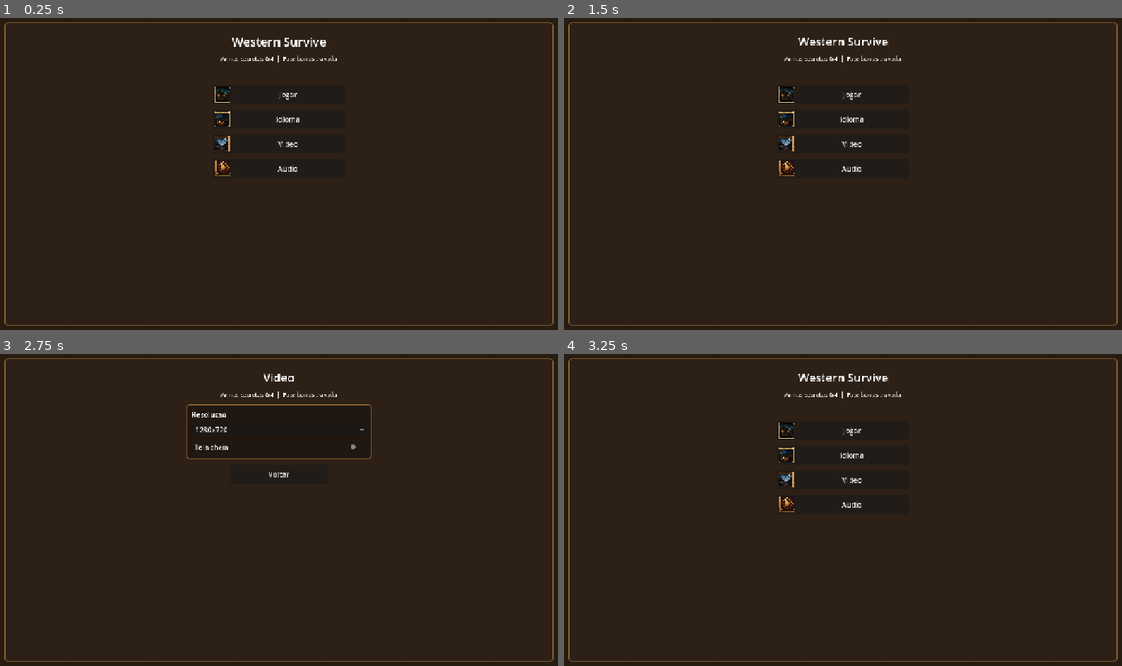
Above: before the commit, frames 1-4 (two rows, left to right).
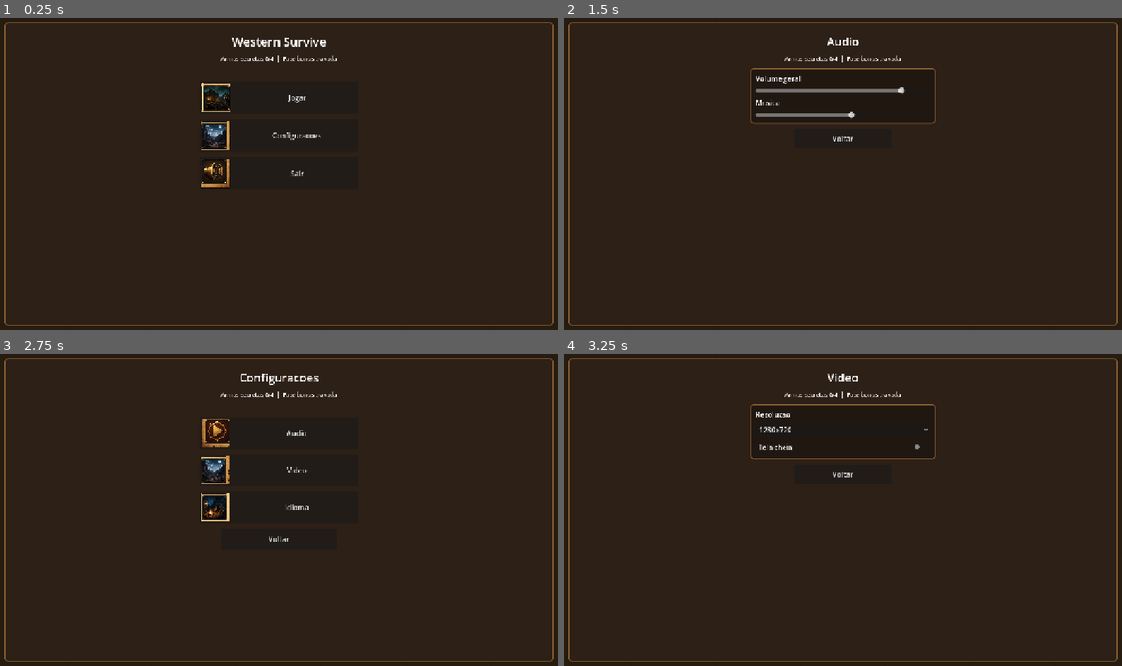
Above: after the commit, the same moments.

Repository: Xaxadox/WesternSurvive
Game: Godot game, scene res://scenes/splash_screen.tscn
The game is run twice, just before and just after one commit, with the same random seed, the same clock (stepped at 60 frames per second) and the same inputs.
Inputs (mouse positions are in pixels of both pictures, inside the frame that each line leads up to):
- Up to frame 1 (0.25 s): no input
- Up to frame 2 (1.5 s): click (843, 117) at 0.5 s, where only the run before the commit has a clickable "Idioma"; click "Voltar" (after the commit: "Audio") at 1.25 s
- Up to frame 3 (2.75 s): click (279, 475) at 2 s, where only the run after the commit has a clickable "Voltar"
- Up to frame 4 (3.25 s): click "Voltar" (after the commit: "Video") at 2.75 s

The runs differ from the first frame. In frame 1, 1.3% of the frame differs, in the area x 36-58%, y 20-55%; in frame 2, 1.7%, in the area x 33-67%, y 6-51%; in frame 3, 1.7%; in frame 4, 1.1%.

Commit message:
Update start menu controls

Diff:
--- a/project/scripts/HUD.gd
+++ b/project/scripts/HUD.gd
@@ -3,6 +3,7 @@
 signal settings_changed(settings)
 signal resume_requested
 signal return_to_menu_requested
+signal quit_requested
 
 const UpgradeIconScript = preload("res://scripts/UpgradeIcon.gd")
 const MENU_ATLAS_PATH = "res://assets/menu/western_menu_atlas.png"
@@ -168,7 +169,7 @@
 	var weapons_margin = MarginContainer.new()
 	weapons_margin.set_anchors_preset(Control.PRESET_BOTTOM_WIDE)
 	weapons_margin.offset_left = 22
-	weapons_margin.offset_top = -78
+	weapons_margin.offset_top = -106
 	weapons_margin.offset_right = -22
 	weapons_margin.offset_bottom = -18
 	root.add_child(weapons_margin)
@@ -180,6 +181,8 @@
 	weapon_label = Label.new()
 	weapon_label.add_theme_font_size_override("font_size", 15)
 	weapon_label.text = "%s: -" % _tr("build")
+	weapon_label.autowrap_mode = TextServer.AUTOWRAP_WORD_SMART
+	weapon_label.custom_minimum_size = Vector2(0, 44)
 	weapons_panel.add_child(weapon_label)
 
 	notice_label = Label.new()
@@ -220,25 +223,37 @@
 			_build_character_menu()
 		"stages":
 			_build_stage_menu()
+		"settings":
+			_build_settings_menu()
 		"language":
-			_build_language_menu(start_content, true)
+			_build_language_menu(start_content, true, "settings")
 		"video":
-			_build_video_menu(start_content, true)
+			_build_video_menu(start_content, true, "settings")
 		"audio":
-			_build_audio_menu(start_content, true)
+			_build_audio_menu(start_content, true, "settings")
 		_:
 			_build_start_home()
 
 func _build_start_home():
 	start_title_label.text = "Western Survive"
 	var spacer = Control.new()
-	spacer.custom_minimum_size = Vector2(0, 26)
+	spacer.custom_minimum_size = Vector2(0, 18)
 	start_content.add_child(spacer)
 
-	_add_menu_button(start_content, _tr("play"), Callable(self, "_show_start_mode").bind("characters"), 300, 9)
-	_add_menu_button(start_content, _tr("language"), Callable(self, "_show_start_mode").bind("language"), 300, 10)
-	_add_menu_button(start_content, _tr("video"), Callable(self, "_show_start_mode").bind("video"), 300, 11)
-	_add_menu_button(start_content, _tr("audio"), Callable(self, "_show_start_mode").bind("audio"), 300, 12)
+	_add_menu_button(start_content, _tr("play"), Callable(self, "_show_start_mode").bind("characters"), 360, 9, 74, 56)
+	_add_menu_button(start_content, _tr("settings"), Callable(self, "_show_start_mode").bind("settings"), 360, 11, 74, 56)
+	_add_menu_button(start_content, _tr("quit"), Callable(self, "_on_quit_pressed"), 360, 15, 74, 56)
+
+func _build_settings_menu():
+	start_title_label.text = _tr("settings")
+	var spacer = Control.new()
+	spacer.custom_minimum_size = Vector2(0, 18)
+	start_content.add_child(spacer)
+
+	_add_menu_button(start_content, _tr("audio"), Callable(self, "_show_start_mode").bind("audio"), 360, 12, 72, 54)
+	_add_menu_button(start_content, _tr("video"), Callable(self, "_show_start_mode").bind("video"), 360, 11, 72, 54)
+	_add_menu_button(start_content, _tr("language"), Callable(self, "_show_start_mode").bind("language"), 360, 10, 72, 54)
+	_add_menu_button(start_content, _tr("back"), Callable(self, "_show_start_mode").bind("home"), 260, -1, 48, 0)
 
 func _build_character_menu():
 	start_title_label.text = _tr("choose_character")
@@ -247,7 +262,7 @@
 
 	selected_character_index = clampi(selected_character_index, 0, maxi(start_characters.size() - 1, 0))
 	for i in range(start_characters.size()):
-		var button = _add_list_button(character_list, Callable(self, "_select_character").bind(i), i)
+		var button = _add_list_button(character_list, Callable(self, "_select_character").bind(i), i, 82, 58)
 		button.set_meta("entry_index", i)
 
 	selection_info_label = _add_selection_info(start_content)
@@ -264,7 +279,7 @@
 
 	selected_stage_index = clampi(selected_stage_index, 0, maxi(start_stages.size() - 1, 0))
 	for i in range(start_stages.size()):
-		var button = _add_list_button(stage_list, Callable(self, "_select_stage").bind(i), 4 + i)
+		var button = _add_list_button(stage_list, Callable(self, "_select_stage").bind(i), 4 + i, 92, 72)
 		button.set_meta("entry_index", i)
 
 	selection_info_label = _add_selection_info(start_content)
@@ -273,23 +288,23 @@
 	start_button = _add_menu_button(row, _tr("start"), Callable(self, "_on_start_pressed"), 220)
 	_update_start_buttons()
 
-func _build_language_menu(parent, show_back):
+func _build_language_menu(parent, show_back, back_mode = "home"):
 	start_title_label.text = _tr("language") if parent == start_content else _tr("paused")
 	_add_language_controls(parent)
 	if show_back:
-		_add_menu_button(parent, _tr("back"), Callable(self, "_show_start_mode").bind("home"), 220)
-
-func _build_video_menu(parent, show_back):
+		_add_menu_button(parent, _tr("back"), Callable(self, "_show_start_mode").bind(back_mode), 220)
+
+func _build_video_menu(parent, show_back, back_mode = "home"):
 	start_title_label.text = _tr("video") if parent == start_content else _tr("paused")
 	_add_video_controls(parent)
 	if show_back:
-		_add_menu_button(parent, _tr("back"), Callable(self, "_show_start_mode").bind("home"), 220)
-
-func _build_audio_menu(parent, show_back):
+		_add_menu_button(parent, _tr("back"), Callable(self, "_show_start_mode").bind(back_mode), 220)
+
+func _build_audio_menu(parent, show_back, back_mode = "home"):
 	start_title_label.text = _tr("audio") if parent == start_content else _tr("paused")
 	_add_audio_controls(parent)
 	if show_back:
-		_add_menu_button(parent, _tr("back"), Callable(self, "_show_start_mode").bind("home"), 220)
+		_add_menu_button(parent, _tr("back"), Callable(self, "_show_start_mode").bind(back_mode), 220)
 
 func _add_section_title(parent, text):
 	var label = Label.new()
@@ -317,13 +332,13 @@
 	scroll.add_child(list)
 	return list
 
-func _add_list_button(parent, callback, icon_index = -1):
+func _add_list_button(parent, callback, icon_index = -1, height = 58, icon_size = 0):
 	var button = Button.new()
-	button.custom_minimum_size = Vector2(0, 58)
+	button.custom_minimum_size = Vector2(0, height)
 	button.size_flags_horizontal = Control.SIZE_EXPAND_FILL
 	button.alignment = HORIZONTAL_ALIGNMENT_LEFT
 	button.add_theme_font_size_override("font_size", 14)
-	_apply_button_icon(button, icon_index)
+	_apply_button_icon(button, icon_index, icon_size)
 	button.pressed.connect(callback)
 	parent.add_child(button)
 	return button
@@ -345,17 +360,17 @@
 	parent.add_child(row)
 	return row
 
-func _add_menu_button(parent, text, callback, width, icon_index = -1):
+func _add_menu_button(parent, text, callback, width, icon_index = -1, height = 44, icon_size = 0):
 	var button = Button.new()
 	button.text = text
-	button.custom_minimum_size = Vector2(width, 44)
+	button.custom_minimum_size = Vector2(width, height)
 	button.size_flags_horizontal = Control.SIZE_SHRINK_CENTER
-	_apply_button_icon(button, icon_index)
+	_apply_button_icon(button, icon_index, icon_size)
 	button.pressed.connect(callback)
 	parent.add_child(button)
 	return button
 
-func _apply_button_icon(button, icon_index):
+func _apply_button_icon(button, icon_index, icon_size = 0):
 	if icon_index < 0 or menu_atlas_texture == null:
 		return
 	var texture = _menu_atlas_region(icon_index)
@@ -364,6 +379,8 @@
 	button.icon = texture
 	button.expand_icon = true
 	button.icon_alignment = HORIZONTAL_ALIGNMENT_LEFT
+	button.vertical_icon_alignment = VERTICAL_ALIGNMENT_CENTER
+	button.add_theme_constant_override("h_separation", 16)
 
 func _menu_atlas_region(index):
 	if menu_atlas_texture == null:
@@ -530,6 +547,9 @@
 
 func _on_return_to_menu_pressed():
 	return_to_menu_requested.emit()
+
+func _on_quit_pressed():
+	quit_requested.emit()
 
 func _build_level_layer():
 	level_layer = LEVEL_UP_MENU_SCENE.instantiate()
@@ -890,6 +910,10 @@
 			return "Choose your survivor and stage" if english else "Escolha seu sobrevivente e a fase"
 		"play":
 			return "Play" if english else "Jogar"
+		"settings":
+			return "Settings" if english else "Configuracoes"
+		"quit":
+			return "Quit" if english else "Sair"
 		"video":
 			return "Video" if english else "Video"
 		"audio":
@@ -969,11 +993,11 @@
 		weapon_label.text = "%s: -" % _tr("build")
 		return
 
-	var text = ""
-	for item in summary:
-		if text != "":
-			text += "  |  "
-		text += item
+	var first_line = summary.slice(0, mini(4, summary.size()))
+	var second_line = summary.slice(mini(4, summary.size()), summary.size())
+	var text = _join_text(first_line, "  |  ")
+	if not second_line.is_empty():
+		text += "\n%s" % _join_text(second_line, "  |  ")
 	weapon_label.text = "%s: %s" % [_tr("build"), text]
 
 func set_stats(health, max_health, xp, xp_required, level, kills, elapsed_time):
--- a/project/scripts/Main.gd
+++ b/project/scripts/Main.gd
@@ -129,6 +129,7 @@
 	hud.settings_changed.connect(_on_settings_changed)
 	hud.resume_requested.connect(_on_pause_resume_requested)
 	hud.return_to_menu_requested.connect(_return_to_start_menu)
+	hud.quit_requested.connect(_on_quit_requested)
 	if is_instance_valid(music) and not music.beat_hit.is_connected(_on_music_beat_hit):
 		music.beat_hit.connect(_on_music_beat_hit)
 	_load_progress()
@@ -256,6 +257,9 @@
 func _on_pause_resume_requested():
 	if manual_pause_open:
 		_set_manual_pause(false)
+
+func _on_quit_requested():
+	get_tree().quit()
 
 func _return_to_start_menu():
 	get_tree().paused = false
